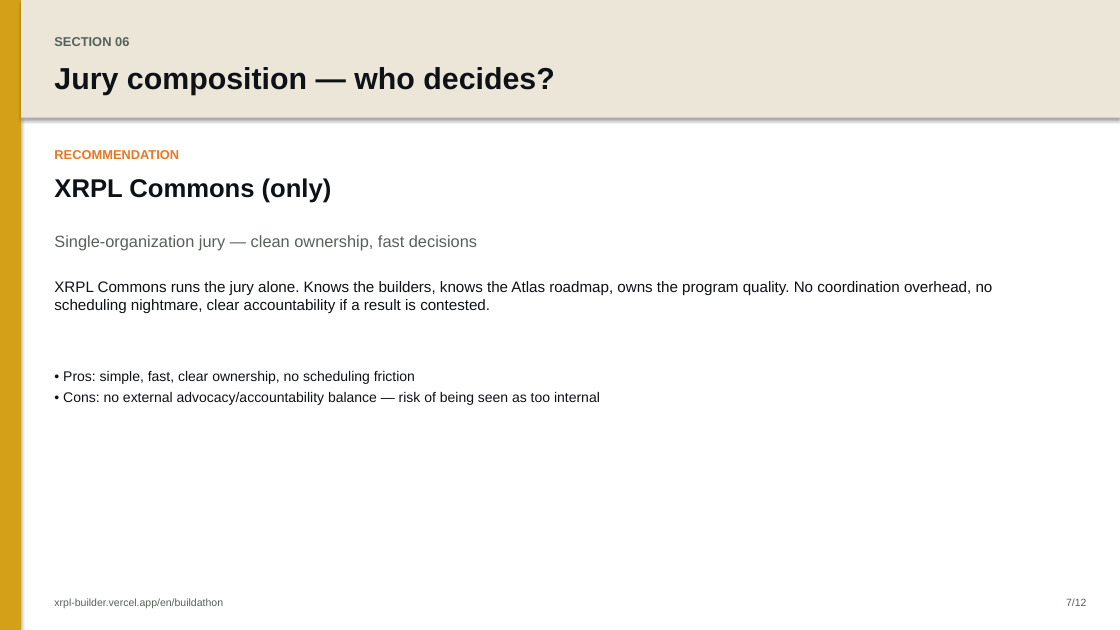
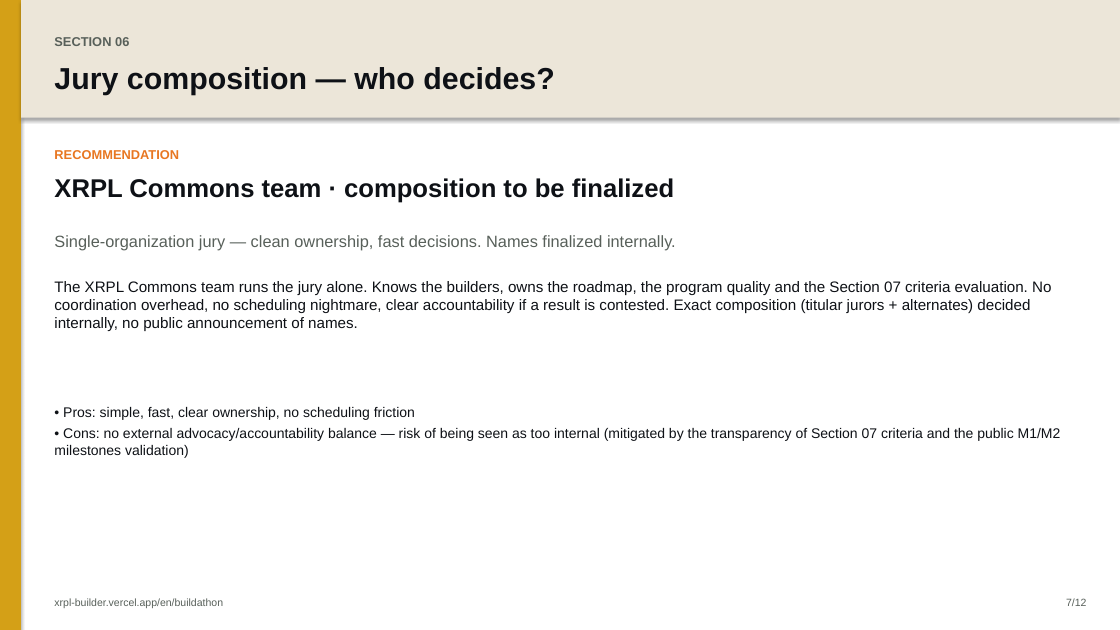
Before and after one commit to AurelienBg/xrpl-builder, a slide deck: slide 8 of buildathon-deck-en.pptx. Drawn at 1120x630 pixels with LibreOffice and Linux fonts; fonts in the diff are those of the drawing. Boxes give left, top, right and bottom in pixels: in the first picture for what was removed or moved away, otherwise in the second. Text is boxed around its words. In the diff, an @@ line names an element or a change of style, - is before the commit and + after.

```diff
--- a/buildathon-deck-en.pptx
+++ b/buildathon-deck-en.pptx
@@ text at bbox=[54, 178, 674, 203]: text changed @@
-XRPL Commons (only)
+XRPL Commons team · composition to be finalized
@@ text at bbox=[54, 235, 676, 250]: text changed @@
-Single-organization jury — clean ownership, fast decisions
+Single-organization jury — clean ownership, fast decisions. Names finalized internally.
@@ text at bbox=[54, 281, 1051, 331]: text changed @@
-XRPL Commons runs the jury alone. Knows the builders, knows the Atlas roadmap, owns the program quality. No coordination overhead, no scheduling nightmare, clear accountability if a result is contested.
+The XRPL Commons team runs the jury alone. Knows the builders, owns the roadmap, the program quality and the Section 07 criteria evaluation. No coordination overhead, no scheduling nightmare, clear accountability if a result is contested. Exact composition (titular jurors + alternates) decided internally, no public announcement of names.
@@ text "• Pros: simple, fast, clear ...": place and size @@
-text "• Pros: simple, fast, clear ..." at bbox=[63, 371, 600, 405]
+text "• Pros: simple, fast, clear ..." at bbox=[54, 407, 1061, 458]
@@ text at bbox=[54, 428, 1061, 458]: text changed @@
-• Cons: no external advocacy/accountability balance — risk of being seen as too internal
+• Cons: no external advocacy/accountability balance — risk of being seen as too internal (mitigated by the transparency of Section 07 criteria and the public M1/M2 milestones validation)
```
Also in this commit, not shown: 3 other slides changed, 3 other files.
